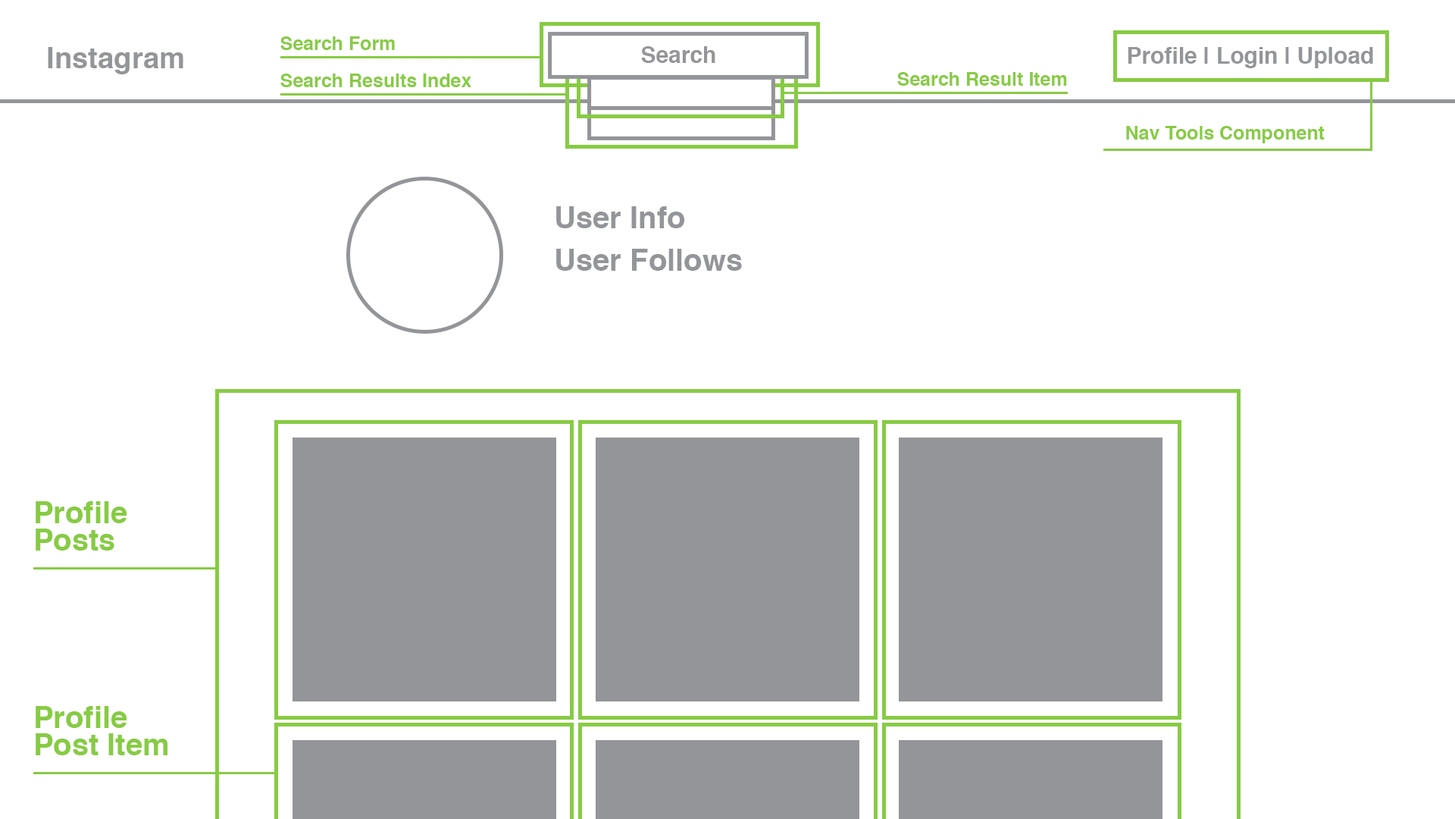
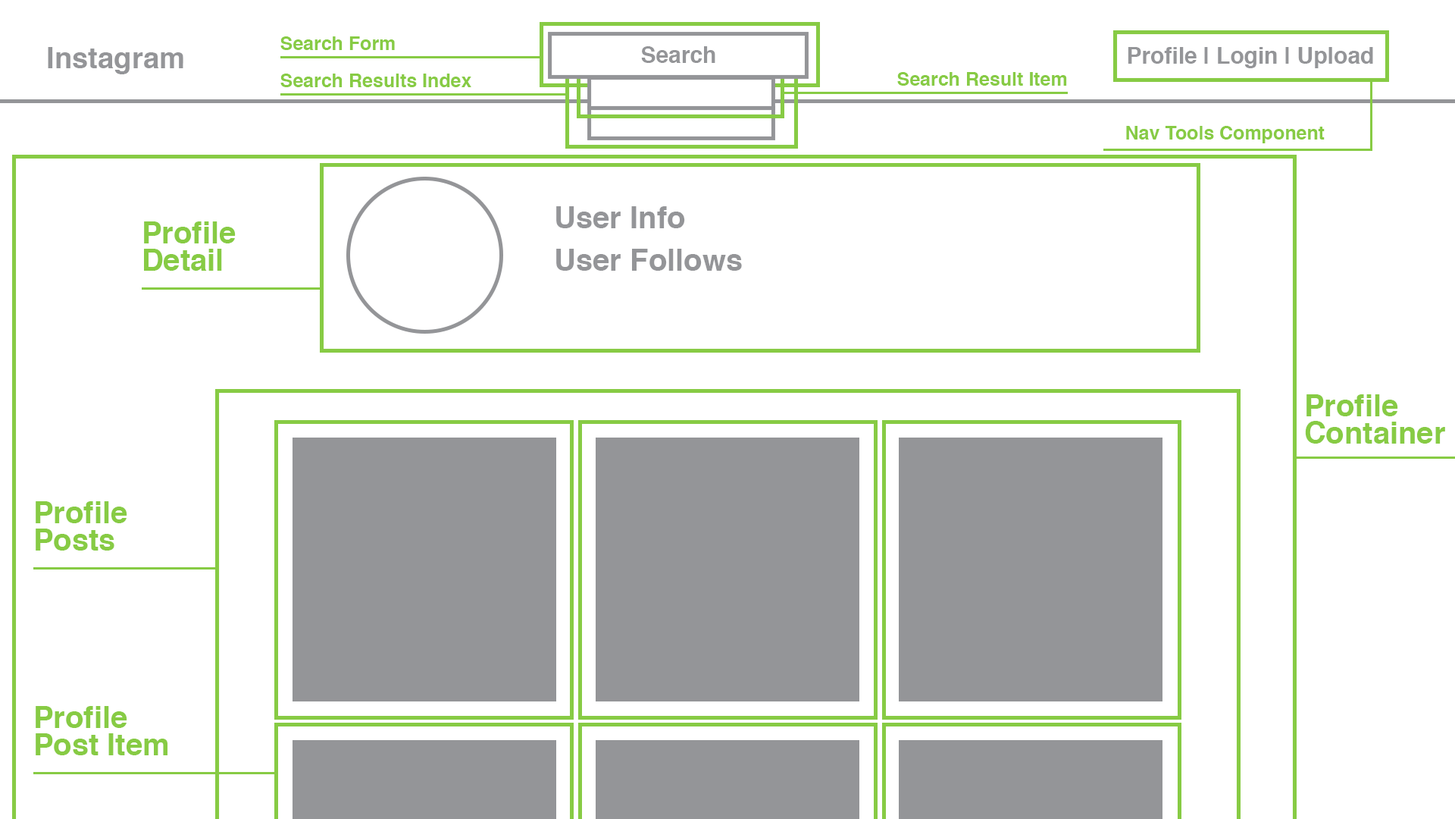
Layers edited between the first and the second 1455 × 819 image:
added layer "ProfileDetail copy" in group "Profile Feed" over [12, 154, 1297, 819]
added layer "ProfileDetail" in group "Profile Feed" over [319, 162, 1201, 353]
added layer "Profile Detail" in group "Profile Feed" over [144, 221, 236, 271]
added layer "comments index line copy 7" in group "Profile Feed" over [141, 287, 324, 290]
added layer "Profile Container" in group "Profile Feed" over [1305, 394, 1446, 444]
added layer "comments index line copy 8" in group "Profile Feed" over [1296, 456, 1455, 459]
